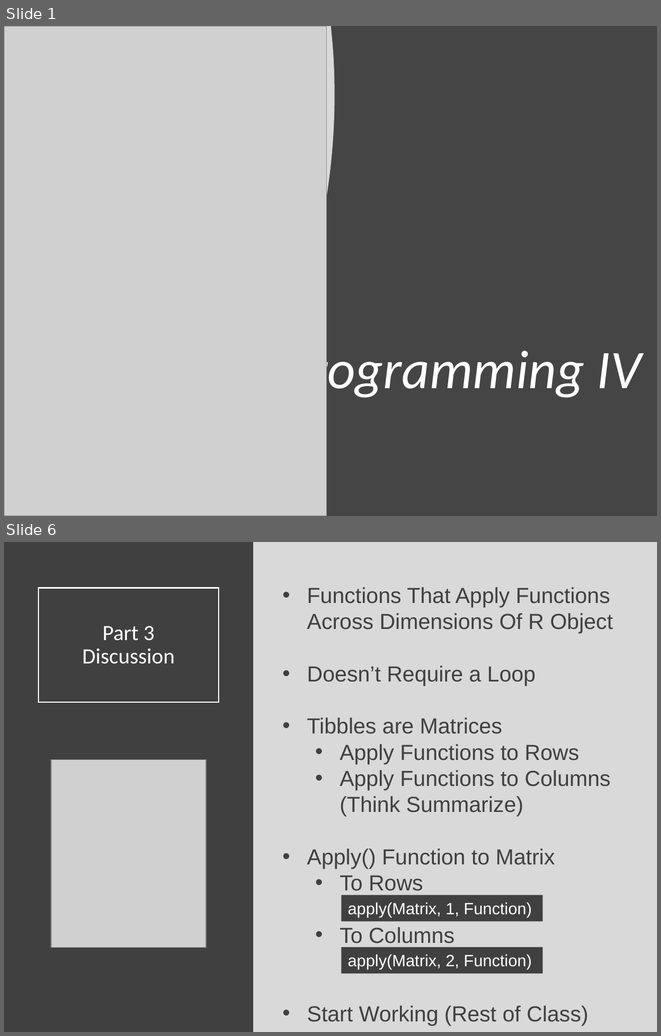
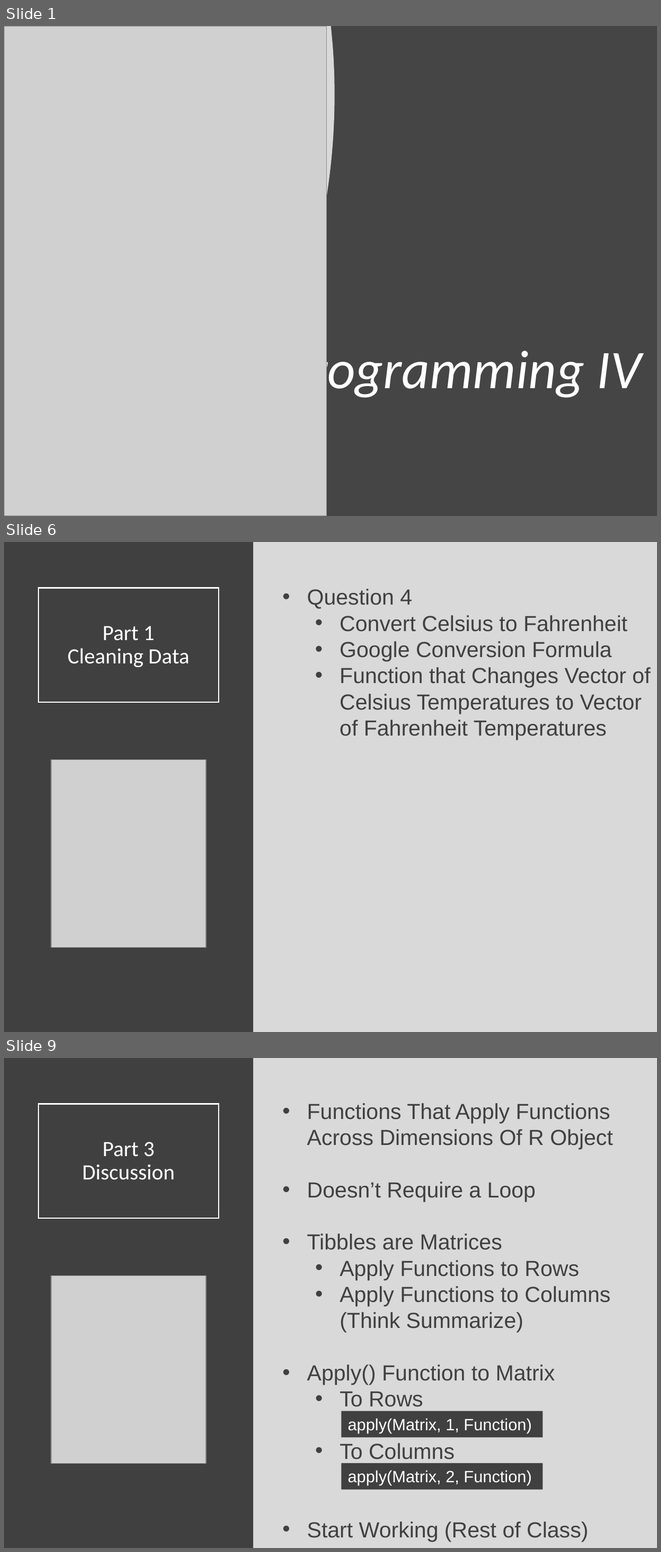
Before and after one commit to SuperMarioGiacomazzo/STOR320_WEBSITE, a slide deck: Lecture/Programming 4/Programming_4_Lecture.pptx. Shown one above the other, each under a label of ours: slides 1 and 6 before the commit, slides 1, 6 and 9 after it; the slides between them are not shown. The pictures are 661x1036 and 661x1552 pixels, drawn with LibreOffice and Linux fonts; fonts in the diff are those of the drawing; grey boxes stand for pictures. Boxes give left, top, right and bottom in pixels: in the first picture for what was removed or moved away, otherwise in the second. Text is boxed around its words. In the diff, an @@ line names an element or a change of style, - is before the commit and + after.

```diff
--- a/Lecture/Programming 4/Programming_4_Lecture.pptx
+++ b/Lecture/Programming 4/Programming_4_Lecture.pptx
@@ slide 6 added at [4, 542, 657, 1032], background #D9D9D9 @@
@@ rectangle added at [4, 542, 254, 1032], fill #404040 @@
@@ title added at [38, 588, 219, 702], outline #FFFFFF 1.5 pt, 24 pt, text #FFFFFF @@
+Part 1
+Cleaning Data
@@ text added at [307, 589, 650, 740], 24 pt, text #404040 @@
+• Question 4
+  • Convert Celsius to Fahrenheit
+  • Google Conversion Formula
+  • Function that Changes Vector of Celsius Temperatures to Vector of Fahrenheit Temperatures
@@ picture added at [51, 759, 206, 947] @@
@@ what was slide 6 is now slide 9 @@
```
Also in this commit, not shown: 3 slides changed, 3 other slides added, 1 slide removed, 2 other files.
